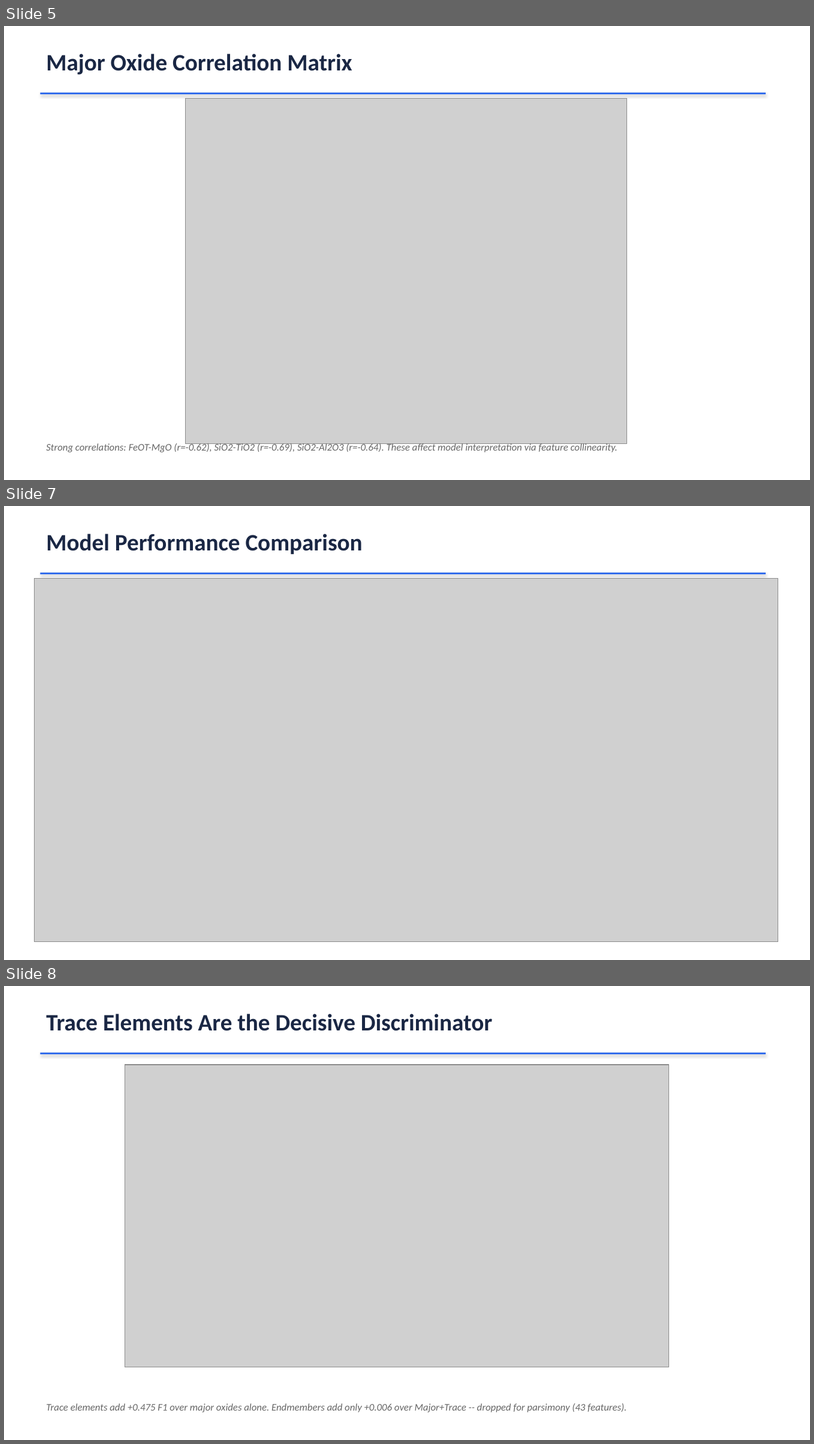
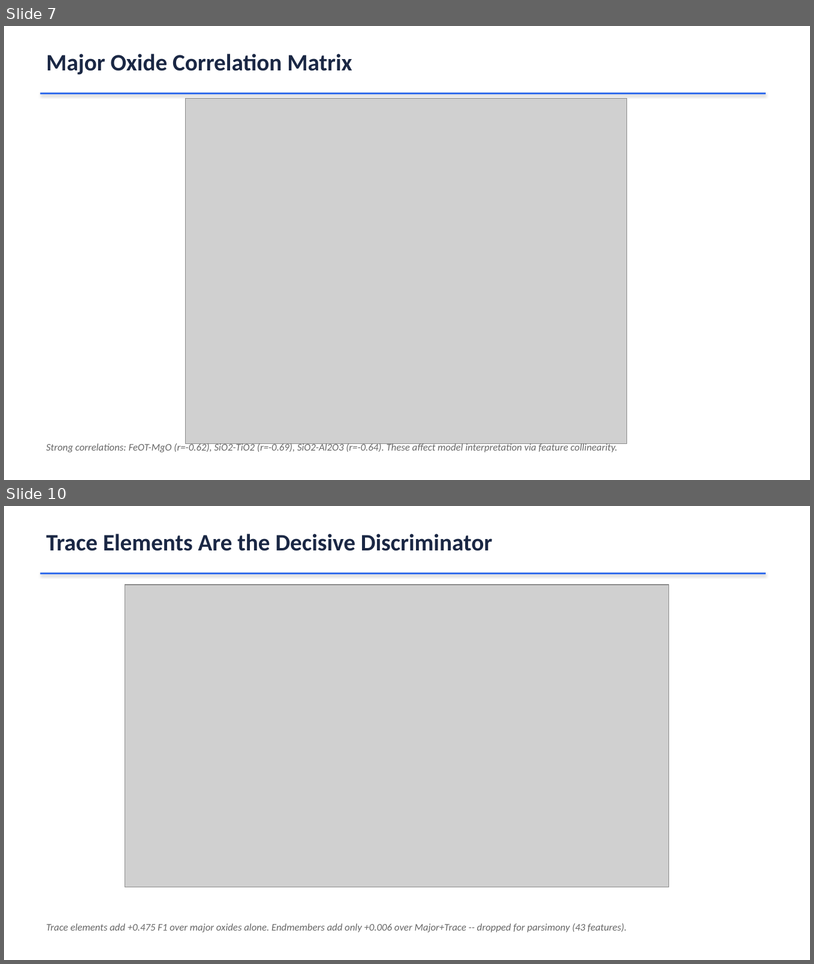
Before and after one commit to SteadfastAsArt/cpx-tectonic-dashboard, a slide deck: CPX_Tectonic_Classification.pptx. Shown one above the other, each under a label of ours: slides 5, 7 and 8 before the commit, slides 7 and 10 after it; the slides between them are not shown. The pictures are 814x1444 and 814x964 pixels, drawn with LibreOffice and Linux fonts; fonts in the diff are those of the drawing; grey boxes stand for pictures. Boxes give left, top, right and bottom in pixels: in the first picture for what was removed or moved away, otherwise in the second. Text is boxed around its words. In the diff, an @@ line names an element or a change of style, - is before the commit and + after.

```diff
--- a/CPX_Tectonic_Classification.pptx
+++ b/CPX_Tectonic_Classification.pptx
@@ slide 7 removed at [4,506,810,960], background #FFFFFF @@
@@ text removed at [46,534,363,554] @@
-Model Performance Comparison
@@ rectangle removed at [40,573,766,574] @@
@@ picture removed at [34,579,779,942] @@
@@ what was slide 5 is now slide 7 @@
@@ what was slide 8 is now slide 10 @@
```
Also in this commit, not shown: 2 slides changed, 1 slide added, 1 other slide removed, 2 other files.
